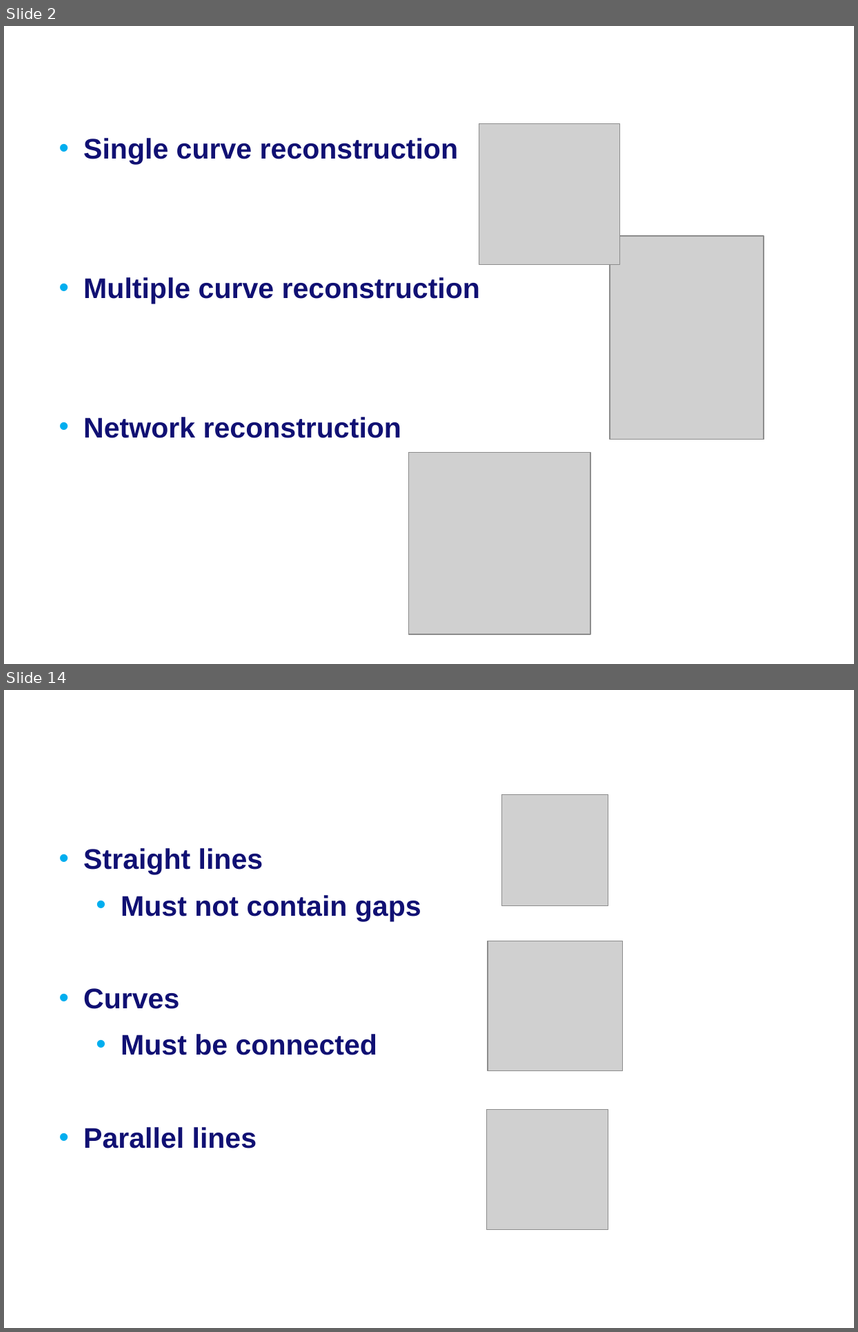
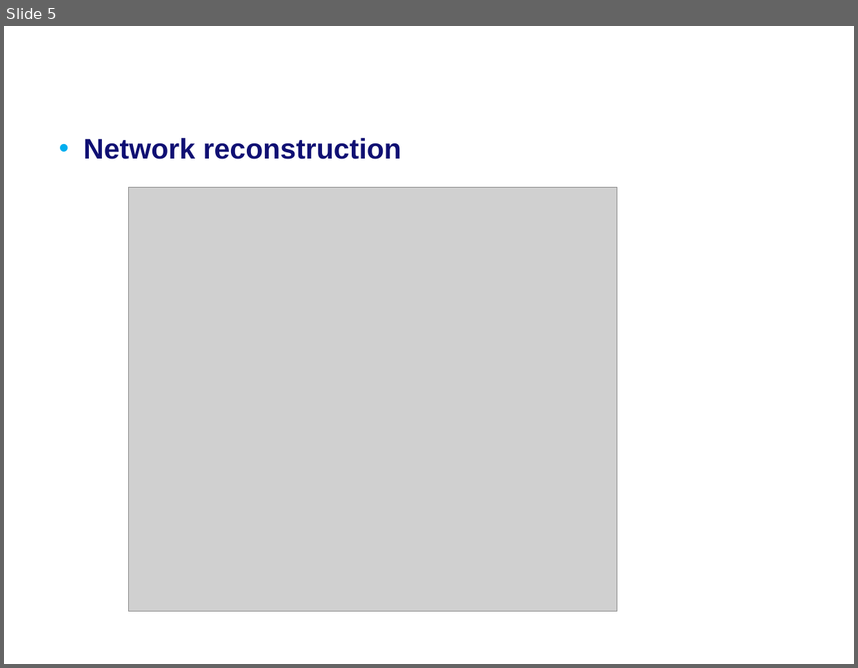
Before and after one commit to MartijnMuijsers/Algorithms, a slide deck: report/Final Presentation.ppt. Shown one above the other, each under a label of ours: slides 2 and 14 before the commit, slide 5 after it; the slides between them are not shown. The pictures are 858x1332 and 858x668 pixels, drawn with LibreOffice and Linux fonts; fonts in the diff are those of the drawing; grey boxes stand for pictures; background and template pictures are left out. Boxes give left, top, right and bottom in pixels: in the first picture for what was removed or moved away, otherwise in the second. Text is boxed around its words. In the diff, an @@ line names an element or a change of style, - is before the commit and + after.

```diff
--- a/report/Final Presentation.ppt
+++ b/report/Final Presentation.ppt
@@ slide 14 removed at [4,690,854,1328], background #FFFFFF @@
@@ text removed at [67,690,814,771] @@
-Network reconstruction challenges
@@ picture removed at [501,795,608,905] @@
@@ text removed at [83,848,421,1148] @@
-• Straight lines
-    • Must not contain gaps
-• Curves
-    • Must be connected
-• Parallel lines
@@ picture removed at [488,940,623,1071] @@
@@ picture removed at [487,1109,608,1229] @@
@@ what was slide 2 is now slide 5 @@
@@ slide 5 changed as well @@
@@ picture removed at [479,124,619,264] @@
@@ text at [83,138,480,303]: paragraphs removed @@
-• Single curve reconstruction
-• Multiple curve reconstruction
@@ picture: place and size @@
-picture at [610,236,764,439]
+picture at [129,187,618,611]
@@ picture removed at [408,452,590,634] @@
```
Also in this commit, not shown: 1 other slide changed, 6 slides added, 16 other slides removed.
